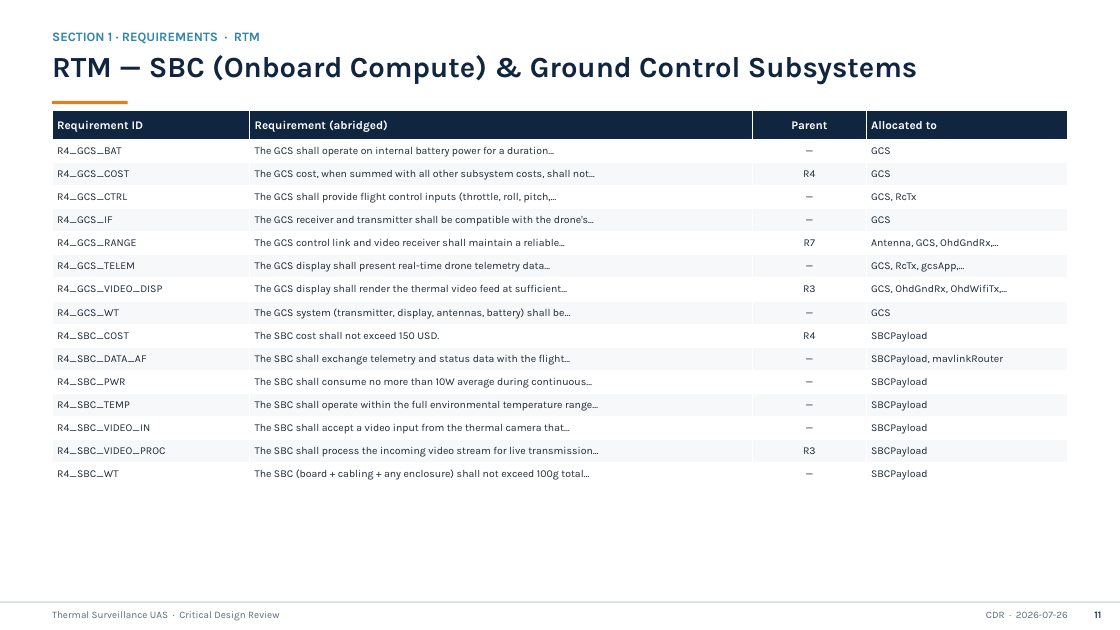
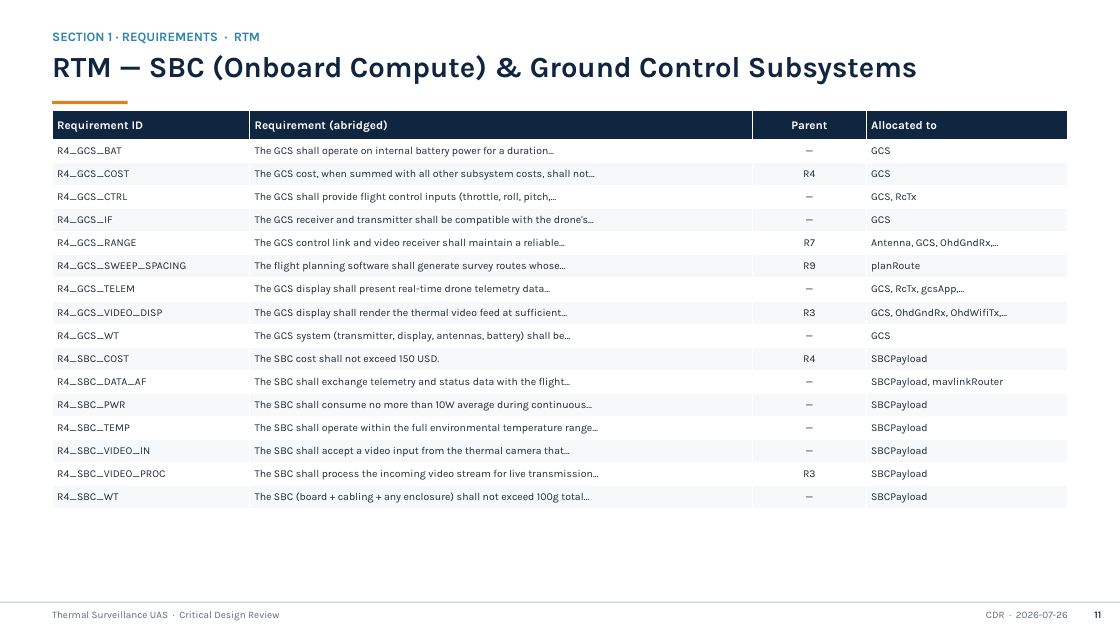
Before and after one commit to david12daniel/SurveillanceDrone, a slide deck: slide 12 of CDR_Thermal_Surveillance_Drone.pptx. Drawn at 1120x630 pixels with LibreOffice and Linux fonts; fonts in the diff are those of the drawing. Boxes give left, top, right and bottom in pixels: in the first picture for what was removed or moved away, otherwise in the second. Text is boxed around its words. In the diff, an @@ line names an element or a change of style, - is before the commit and + after.

```diff
--- a/CDR_Thermal_Surveillance_Drone.pptx
+++ b/CDR_Thermal_Surveillance_Drone.pptx
@@ table at [52,111,1068,509] @@
+row 7: R4_GCS_SWEEP_SPACING | The flight planning software shall generate survey routes whose… | R9 | planRoute
```
Also in this commit, not shown: 6 other slides changed, 8 other files.
